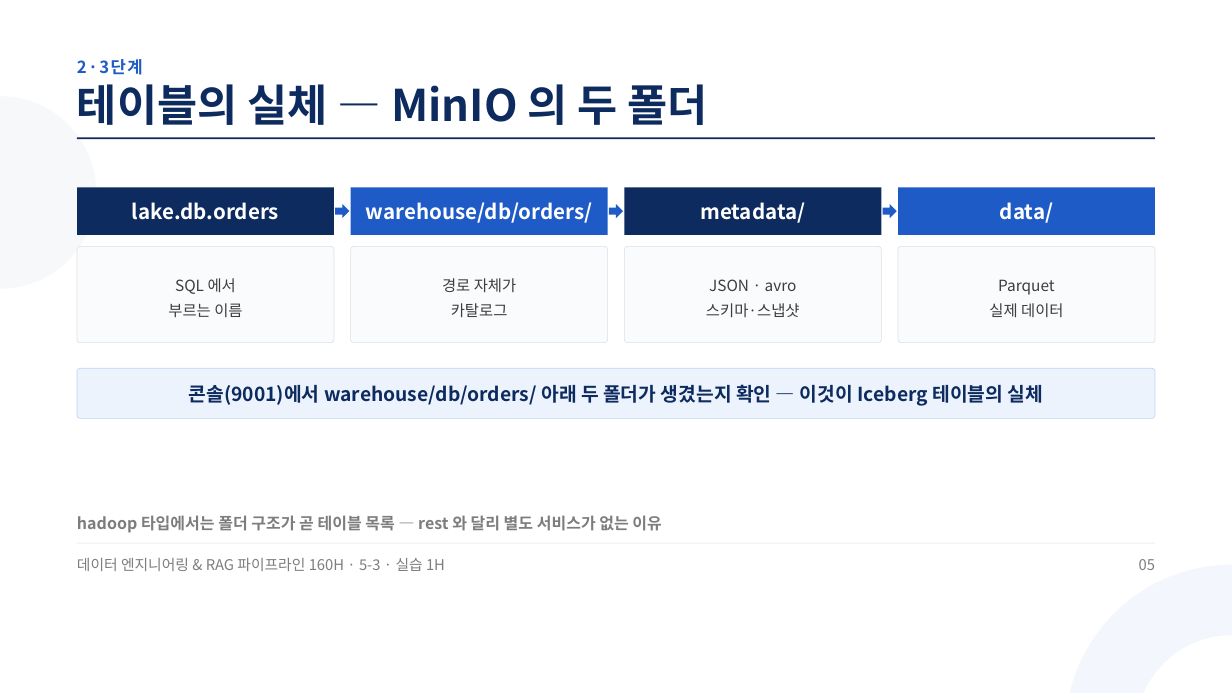
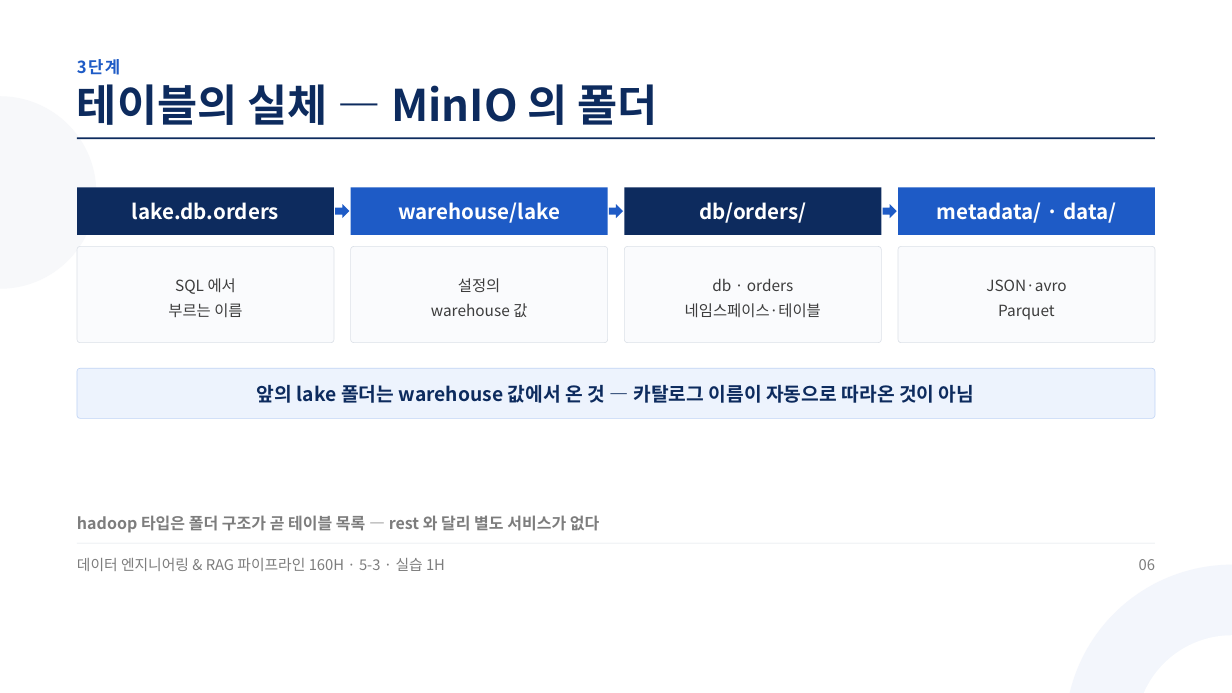
Before and after one commit to aebonlee/materials, a slide deck: slide 6 of data-eng/decks/w5d3s3.pptx (slide 5 before the commit). Drawn at 1232x693 pixels with LibreOffice and Linux fonts; fonts in the diff are those of the drawing. Boxes give left, top, right and bottom in pixels: in the first picture for what was removed or moved away, otherwise in the second. Text is boxed around its words. In the diff, an @@ line names an element or a change of style, - is before the commit and + after.

Commit message:
data-eng 5-3 덱 5(w5d3s0 신설) · 4-5·5-1·5-2 덱 「5-3 에서 다시 씀」 고침 · 묶음

```diff
--- a/data-eng/decks/w5d3s3.pptx
+++ b/data-eng/decks/w5d3s3.pptx
@@ text at (x1=77, y1=59, x2=120, y2=75): text changed @@
-2·3단계
+3단계
@@ text at (x1=77, y1=84, x2=658, y2=125): text changed @@
-테이블의 실체 — MinIO 의 두 폴더
+테이블의 실체 — MinIO 의 폴더
@@ text at (x1=398, y1=202, x2=560, y2=223): text changed @@
-warehouse/db/orders/
+warehouse/lake
@@ text at (x1=699, y1=202, x2=807, y2=223): text changed @@
-metadata/
+db/orders/
@@ text at (x1=937, y1=202, x2=1116, y2=223): text changed @@
-data/
+metadata/ · data/
@@ text at (x1=431, y1=278, x2=527, y2=317): text changed @@
-경로 자체가
-카탈로그
+설정의
+warehouse 값
@@ text at (x1=685, y1=278, x2=821, y2=317): text changed @@
-JSON · avro
-스키마·스냅샷
+db · orders
+네임스페이스·테이블
@@ text at (x1=986, y1=279, x2=1066, y2=291): paragraph added @@
+JSON·avro
@@ text at (x1=989, y1=303, x2=1064, y2=317): paragraph removed @@
-실제 데이터
@@ text at (x1=257, y1=385, x2=974, y2=403): text changed @@
-콘솔(9001)에서 warehouse/db/orders/ 아래 두 폴더가 생겼는지 확인 — 이것이 Iceberg 테이블의 실체
+앞의 lake 폴더는 warehouse 값에서 온 것 — 카탈로그 이름이 자동으로 따라온 것이 아님
@@ text at (x1=77, y1=515, x2=599, y2=533): text changed @@
-hadoop 타입에서는 폴더 구조가 곧 테이블 목록 — rest 와 달리 별도 서비스가 없는 이유
+hadoop 타입은 폴더 구조가 곧 테이블 목록 — rest 와 달리 별도 서비스가 없다
@@ text at (x1=1139, y1=559, x2=1155, y2=570): text changed @@
-05
+06
```
Also in this commit, not shown: 7 other slides changed, 3 slides added, 3 slides removed, 20 other files.
